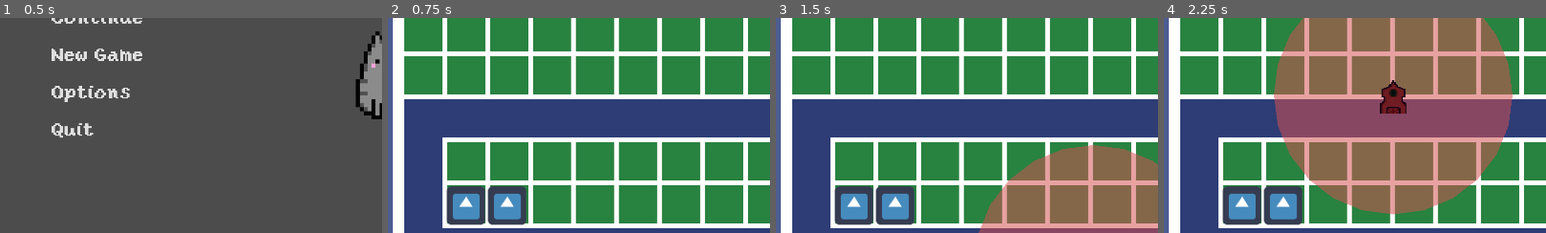
Above: before the commit, frames 1-4 (left to right).
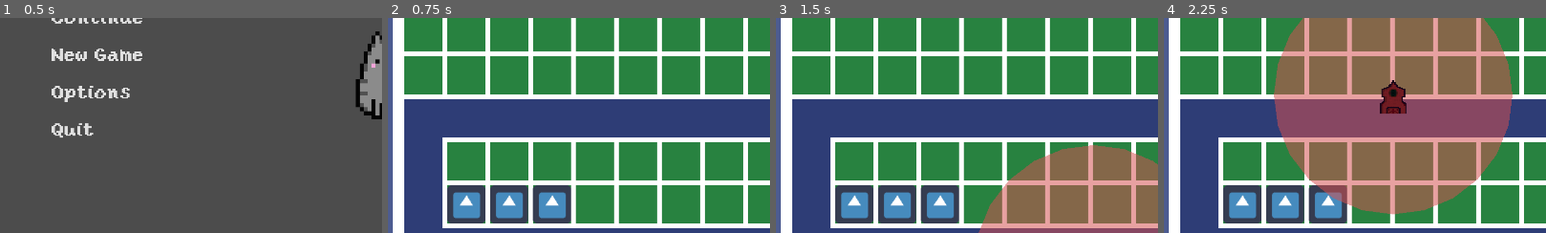
Above: after the commit, the same moments.

Repository: Pandem-Games/BindingTower
Game: Godot game, scene res://Nodes/Scenes/Menu/TitleScreen.tscn
Same seed, same stepped clock (60 frames per second), same inputs: the game is played once before the commit and once after it. The engine's default icon, where the game draws it, is replaced by a stand-in: a white triangle on a blue panel in a dark square.
Inputs (mouse positions are % of the whole screen's width and height, from its top left):
- Up to frame 1 (0.5 s): no input
- Up to frame 2 (0.75 s): click "New Game" at 0.5 s
- Up to frame 3 (1.5 s): tap Enter at 1.25 s; move the mouse to (42, 94) at 1.27 s; hold Space (ui_select) from 1.28 s (still down); click (42, 94) at 1.42 s
- Up to frame 4 (2.25 s): move the mouse to (30, 55) at 2.02 s; release Space (ui_select) at 2.03 s; tap Space (ui_select) at 2.1 s; click (30, 55) at 2.17 s
The pictures show only the part of the screen within x 0-50%, y 37-87%; the shares and areas given below are measured in that part.

Frame 1 is identical in both runs. In frame 2, 2.9% of the frame differs, in the area x 15-48%, y 77-97%; in frame 3, 2.9%; in frame 4, 2.9%.

Commit message:
Added on hit item

Diff:
--- a/Globals/Helpers.gd
+++ b/Globals/Helpers.gd
@@ -20,10 +20,10 @@
 # Given an array of objects, it will find the closest object to the given node and return it
 func get_closest_object(target: Node2D, objects: Array) -> Node2D:
 	if objects:
-		var minimum: float = target.position.distance_to(objects[0].position)
+		var minimum: float = target.global_position.distance_to(objects[0].global_position)
 		var closest_object: Node2D = objects[0]
 		for i in range(1, objects.size()):
-			var temp: float = target.position.distance_to(objects[i].position)
+			var temp: float = target.global_position.distance_to(objects[i].global_position)
 			if temp < minimum:
 				minimum = temp
 				closest_object = objects[i]
@@ -31,27 +31,42 @@
 	else:
 		return null
 
+# Gets all currently active items via the group
 func get_items() -> Array:
-	var main_node = get_main_node()
-	if main_node:
-		var item_node = main_node.get_node_or_null("Items")
-		if item_node:
-			return item_node.get_children()
+	return get_tree().get_nodes_in_group(Constants.ITEMS)
 
-	return []
-
+# Adds an item to the players active items
 func add_item(item: Node2D) -> int:
 	var main_node = get_main_node()
 	if main_node:
 		if item.get_parent():
 			item.get_parent().remove_child(item)
 
+		# Adding item to active item group
+
+		# Active items are stored under a node underneath the main node
 		var item_node = main_node.get_node_or_null("Items")
 		if item_node:
+			# If the containing active node exists then we want to check if there's
+			# an existing item of the same type, in which case we add to it
+			var items = item_node.get_children()
+			for same_item in items:
+				print(same_item.get_class(), item.get_class())
+				if same_item.get_class() == item.get_class():
+					(same_item as Item).item_count += 1
+					return OK
+
+			# Otherwise if there isn't then
+			print("Adding item to group!")
+			item.add_to_group(Constants.ITEMS)
 			item_node.add_child(item)
 		else:
+			# if the item node doesn't exist then we create it and add it to the main node
 			var new_node = Node2D.new()
 			new_node.name = "Items"
+			print("Adding item to group!")
+			item.add_to_group(Constants.ITEMS)
+
 			new_node.add_child(item)
 			main_node.add_child(new_node)
 		return OK
--- a/Nodes/Bullet.tscn
+++ b/Nodes/Bullet.tscn
@@ -4,7 +4,7 @@
 [ext_resource path="res://Assests/Images/Bullet.png" type="Texture" id=2]
 
 [sub_resource type="RectangleShape2D" id=1]
-extents = Vector2( 2, 2 )
+extents = Vector2( 4, 4 )
 
 [node name="Bullet" type="Area2D"]
 collision_layer = 0
@@ -20,5 +20,7 @@
 shape = SubResource( 1 )
 
 [node name="Sprite" type="Sprite" parent="Area"]
+position = Vector2( -1.19209e-07, 1.19209e-07 )
+scale = Vector2( 2, 2 )
 texture = ExtResource( 2 )
 [connection signal="area_entered" from="." to="." method="_on_Bullet_area_entered"]
--- a/Nodes/Scenes/Test.tscn
+++ b/Nodes/Scenes/Test.tscn
@@ -36,11 +36,14 @@
 polygon = PoolVector2Array( -135.661, -378.818, 644.056, -378.61, 644.247, 24.5419, -27.1479, 25.2463, -27.0822, 245.769, 800.169, 246.884, 800.169, 340.241, -68.8518, 337.463, -69.043, -66.4848, 602.051, -66.2872, 601.806, -286.8, -135.217, -286.98 )
 
 [node name="Speed" parent="Background" instance=ExtResource( 5 )]
-position = Vector2( 130.633, 581.375 )
+position = Vector2( 131.3, 579.375 )
 z_index = 7
 
 [node name="Clone" parent="Background" instance=ExtResource( 2 )]
-position = Vector2( 199.627, 581.375 )
+position = Vector2( 202.961, 579.375 )
+
+[node name="Clone2" parent="Background" instance=ExtResource( 2 )]
+position = Vector2( 274.968, 579.375 )
 
 [node name="UI" type="Node2D" parent="."]
 z_index = 4096
--- a/Scripts/Items/Item.gd
+++ b/Scripts/Items/Item.gd
@@ -8,6 +8,7 @@
 
 # Variables
 onready var control: Control = $Control
+var item_count: int = 1
 
 # Functions
 func _ready() -> void:
@@ -35,10 +36,6 @@
 	if event.is_action_pressed("ui_select"):
 		match state:
 			eItem.DROPPED:
-#				var towers := get_tree().get_nodes_in_group(Constants.TOWERS)
-#				if towers:
-#					for tower in towers:
-#						tower.add_item(self)
 				Helpers.call_error_function(Helpers, "add_item", [self])
 				visible = false
 				state = eItem.ACTIVE
--- a/Scripts/Items/ItemBulletClone.gd
+++ b/Scripts/Items/ItemBulletClone.gd
@@ -1,11 +1,37 @@
 extends Item
 
+class_name ItemBulletClone
+func get_class() -> String:
+	return "ItemBulletClone"
+
+# Constants
+const BULLET_COUNT_PROPERTY = "bullet_count"
+
+# Variables
+var bullet_count = 0
+
+# Functions
 func _item_on_hit(_bullet: Node2D, _target: Node2D) -> void:
-	print("Bullet hit!")
-	var enemies = get_tree().get_nodes_in_group(Constants.ENEMIES)
-	var closest = Helpers.get_closest_object(self, enemies)
-	if closest:
-		var new_bullet = Constants.BULLET_RESOURCE.instance()
-		new_bullet.init(weakref(closest))
-		Helpers.get_main_node().add_child(new_bullet)
-		new_bullet.global_position = _target.global_position
+	# We define a meta property on bullets to figure out how many times the
+	# bullet has cloned
+	if _bullet.has_meta(BULLET_COUNT_PROPERTY):
+		bullet_count = _bullet.get_meta(BULLET_COUNT_PROPERTY)
+	else:
+		bullet_count = item_count
+
+	if bullet_count != 0:
+
+		# After hitting the current enemy we want to find the closest enemy that
+		# isn't the target
+		var enemies = get_tree().get_nodes_in_group(Constants.ENEMIES)
+		enemies.remove(enemies.find(_target))
+		var closest = Helpers.get_closest_object(_target, enemies)
+		if closest:
+			# Create a bullet clone and change it's metadata accordingly
+			var new_bullet = Constants.BULLET_RESOURCE.instance()
+			new_bullet.init(weakref(closest))
+			new_bullet.set_meta(BULLET_COUNT_PROPERTY, bullet_count - 1)
+
+			# Adding the bullet to the scene
+			Helpers.get_main_node().add_child(new_bullet)
+			new_bullet.global_position = _target.global_position
--- a/Scripts/Items/ItemSpeed.gd
+++ b/Scripts/Items/ItemSpeed.gd
@@ -1,4 +1,8 @@
 extends Item
+
+class_name ItemSpeed
+func get_class() -> String:
+	return "ItemSpeed"
 
 # Functions
 func _item_initial(tower: Node2D) -> void:
--- a/Scripts/Tower.gd
+++ b/Scripts/Tower.gd
@@ -29,7 +29,8 @@
 	# Adding the bullet to the scene
 	var bullet: Node2D = Constants.BULLET_RESOURCE.instance()
 	bullet.init(enemy)
-	add_child(bullet)
+	Helpers.get_main_node().add_child(bullet)
+	bullet.global_position = global_position
 
 	# Resetting the cooldown timer
 	elapsed_time = 0.0
--- a/project.godot
+++ b/project.godot
@@ -19,6 +19,16 @@
 "language": "GDScript",
 "path": "res://Scripts/Items/Item.gd"
 }, {
+"base": "Item",
+"class": "ItemBulletClone",
+"language": "GDScript",
+"path": "res://Scripts/Items/ItemBulletClone.gd"
+}, {
+"base": "Item",
+"class": "ItemSpeed",
+"language": "GDScript",
+"path": "res://Scripts/Items/ItemSpeed.gd"
+}, {
 "base": "Node2D",
 "class": "Tower",
 "language": "GDScript",
@@ -27,6 +37,8 @@
 _global_script_class_icons={
 "Bullet": "",
 "Item": "",
+"ItemBulletClone": "",
+"ItemSpeed": "",
 "Tower": ""
 }
 
@@ -47,7 +59,6 @@
 
 gdscript/warnings/treat_warnings_as_errors=true
 gdscript/warnings/unused_signal=false
-gdscript/warnings/unsafe_cast=true
 gdscript/warnings/unsafe_call_argument=true
 
 [display]
